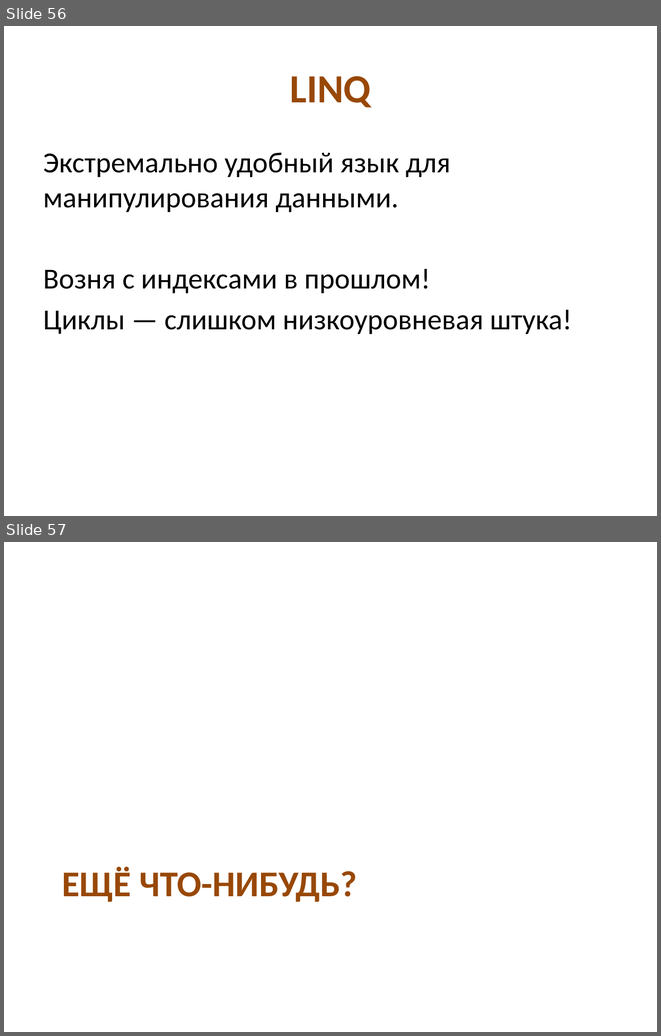
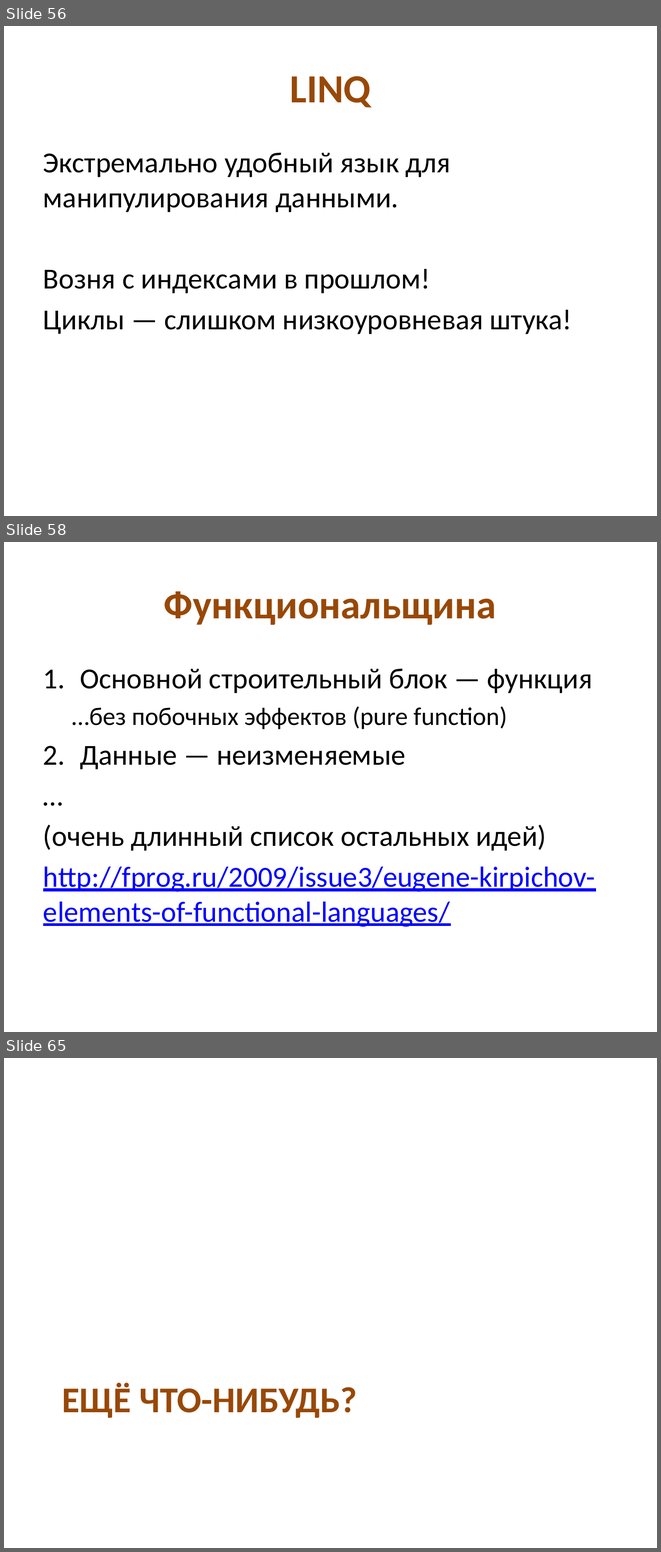
Before and after one commit to kontur-edu/kampus-ekb-2013-11, a slide deck: 02-CleanCode&Testing/CleanCode.pptx. Shown one above the other, each under a label of ours: slides 56 and 57 before the commit, slides 56, 58 and 65 after it; the slides between them are not shown. The pictures are 661x1036 and 661x1552 pixels, drawn with LibreOffice and Linux fonts; fonts in the diff are those of the drawing. Boxes give left, top, right and bottom in pixels: in the first picture for what was removed or moved away, otherwise in the second. Text is boxed around its words. In the diff, an @@ line names an element or a change of style, - is before the commit and + after.

```diff
--- a/02-CleanCode&Testing/CleanCode.pptx
+++ b/02-CleanCode&Testing/CleanCode.pptx
@@ slide 58 added at bbox=[4, 542, 657, 1032], background #FFFFFF @@
@@ title added at bbox=[164, 591, 496, 625], 44 pt, text #984807, bold @@
+Функциональщина
@@ text added at bbox=[43, 668, 595, 927], 32 pt, text #000000 @@
+1. Основной строительный блок — функция
+  …без побочных эффектов (pure function)
+2. Данные — неизменяемые
+…
+(очень длинный список остальных идей)
+http://fprog.ru/2009/issue3/eugene-kirpichov-elements-of-functional-languages/
@@ what was slide 57 is now slide 65 @@
```
Also in this commit, not shown: 6 slides changed, 7 other slides added, 2 other files.
